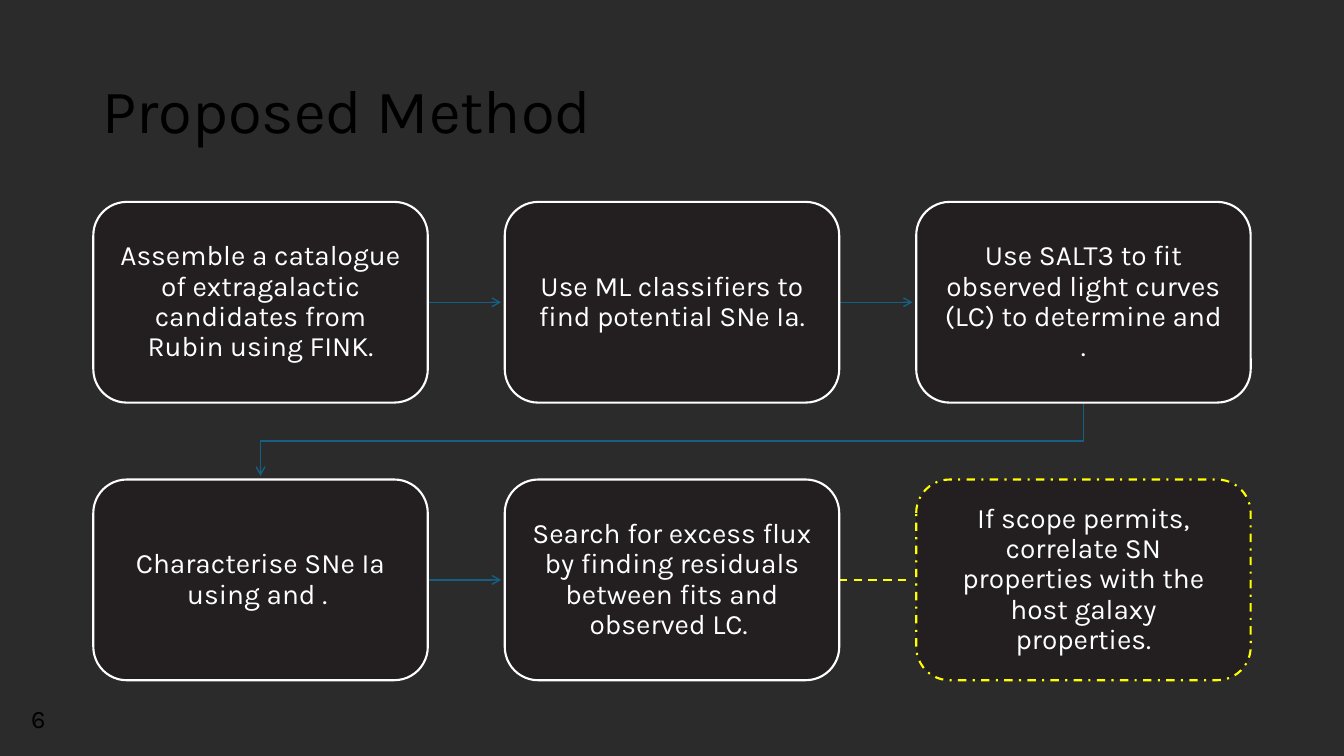
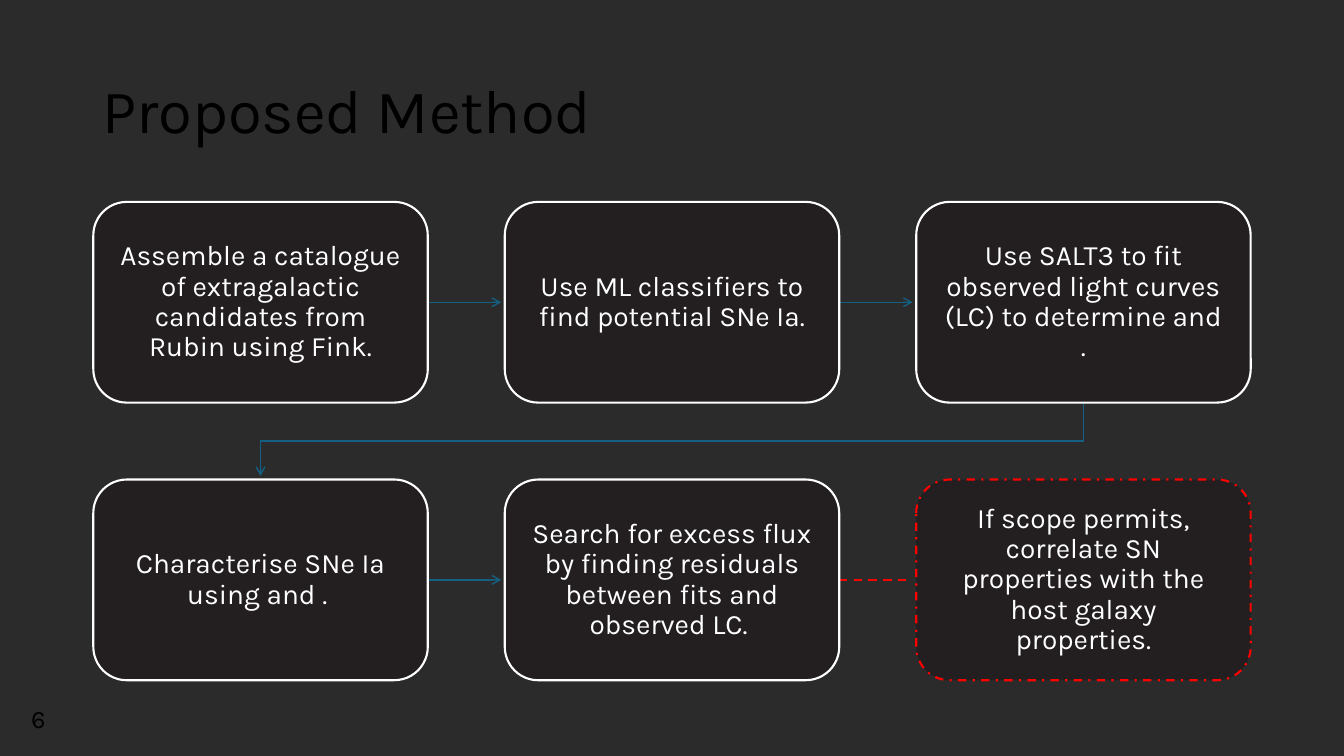
Before and after one commit to Webd0g/Honours_Project, a slide deck: slide 7 of Oral_presentation/Oral_Presentation.pptx. Drawn at 1344x756 pixels with LibreOffice and Linux fonts; fonts in the diff are those of the drawing; background and template pictures are left out; a plain dark background stands for a picture behind light text. Boxes give left, top, right and bottom in pixels: in the first picture for what was removed or moved away, otherwise in the second. Text is boxed around its words. In the diff, an @@ line names an element or a change of style, - is before the commit and + after.

```diff
--- a/Oral_presentation/Oral_Presentation.pptx
+++ b/Oral_presentation/Oral_Presentation.pptx
@@ text at [120,246,400,363]: text changed @@
-Assemble a catalogue of extragalactic candidates from Rubin using FINK.
+Assemble a catalogue of extragalactic candidates from Rubin using Fink.
@@ rounded rectangle at [917,480,1251,681]: outline #FFFF00 1.5 pt dashed to #FF0000 1.5 pt dashed @@
@@ freeform shape at [839,575,912,585]: outline #FFFF00 1.5 pt dashed to #FF0000 1.5 pt dashed @@
```
Also in this commit, not shown: 3 other slides changed, 10 other files.
